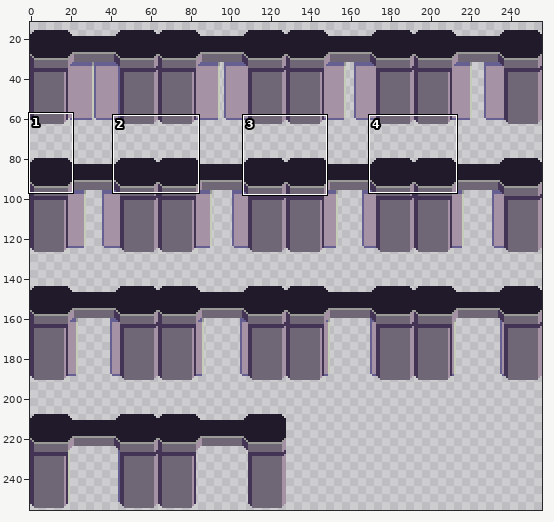
Two states of a sprite sheet, assets/dustership_door/dustership_door.png. Above, an overview of the earlier version with the close-up marked.
Close-up. First the earlier version:
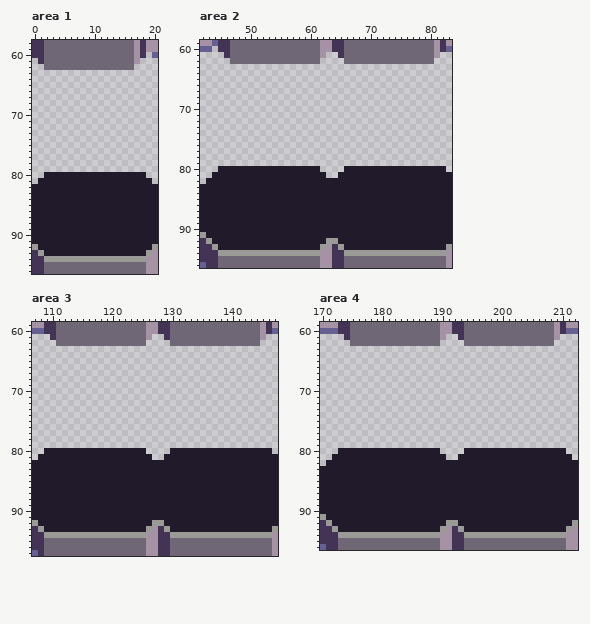
The file is 256x256 pixels. Shown: area 1: x 0..20, y 58..96; area 2: x 42..83, y 59..96; area 3: x 107..147, y 59..97; area 4: x 170..212, y 59..96. The wide view leaves out empty margins. The commit also changed other parts of the picture, which this record leaves out.
Once edited:
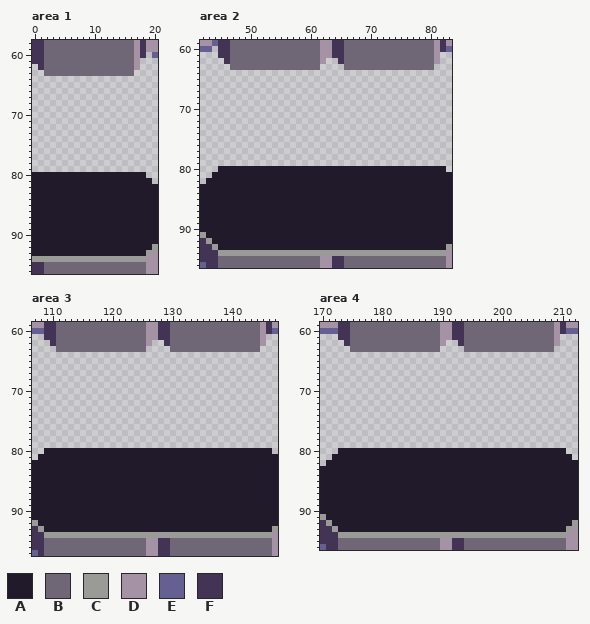
Palette (. is transparent): A #211a2a  B #6f6776  C #9a9a97  D #a593a5  E #666092  F #433455
From old to new:
Area 1:
Colour A is added in row 80 at x 0 to 1; in row 81 at x 0.
Colour A replaces colour C in row 92 at x 0; in row 93 at x 1.
Colour A replaces colour F in row 93 at x 0.
Colour B is added in row 63 at x 2 to 16.
Colour C replaces colour F in row 94 at x 0 to 1.
Colour D is added in row 62 at x 17.
Colour F is added in row 61 at x 0; in row 62 at x 1.
Area 2:
Colour A is added in row 80 at x 62 to 65; in row 81 at x 63 to 64.
Colour A replaces colour C in row 92 at x 63 to 64; in row 93 at x 62 and 65.
Colour A replaces colour D in row 93 at x 63.
Colour A replaces colour F in row 93 at x 64.
Colour B is added in row 63 at x 47 to 61 and 66 to 80.
Colour C replaces colour D in row 94 at x 62 to 63.
Colour C replaces colour F in row 94 at x 64 to 65.
Colour D is added in row 61 at x 63; in row 62 at x 62 and 81.
Colour F is added in row 61 at x 45 and 64; in row 62 at x 46 and 65.
Area 3:
Colour A is added in row 80 at x 126 to 129; in row 81 at x 127 to 128.
Colour A replaces colour C in row 92 at x 127 to 128; in row 93 at x 126 and 129.
Colour A replaces colour D in row 93 at x 127.
Colour A replaces colour F in row 93 at x 128.
Colour B is added in row 63 at x 111 to 125 and 130 to 144.
Colour C replaces colour D in row 94 at x 126 to 127.
Colour C replaces colour F in row 94 at x 128 to 129.
Colour D is added in row 61 at x 127; in row 62 at x 126 and 145.
Colour F is added in row 61 at x 109 and 128; in row 62 at x 110 and 129.
Area 4:
Colour A is added in row 80 at x 190 to 193; in row 81 at x 191 to 192.
Colour A replaces colour C in row 92 at x 191 to 192; in row 93 at x 190 and 193.
Colour A replaces colour D in row 93 at x 191.
Colour A replaces colour F in row 93 at x 192.
Colour B is added in row 63 at x 175 to 189 and 194 to 208.
Colour C replaces colour D in row 94 at x 190 to 191.
Colour C replaces colour F in row 94 at x 192 to 193.
Colour D is added in row 61 at x 191; in row 62 at x 190 and 209.
Colour F is added in row 61 at x 173 and 192; in row 62 at x 174 and 193.
